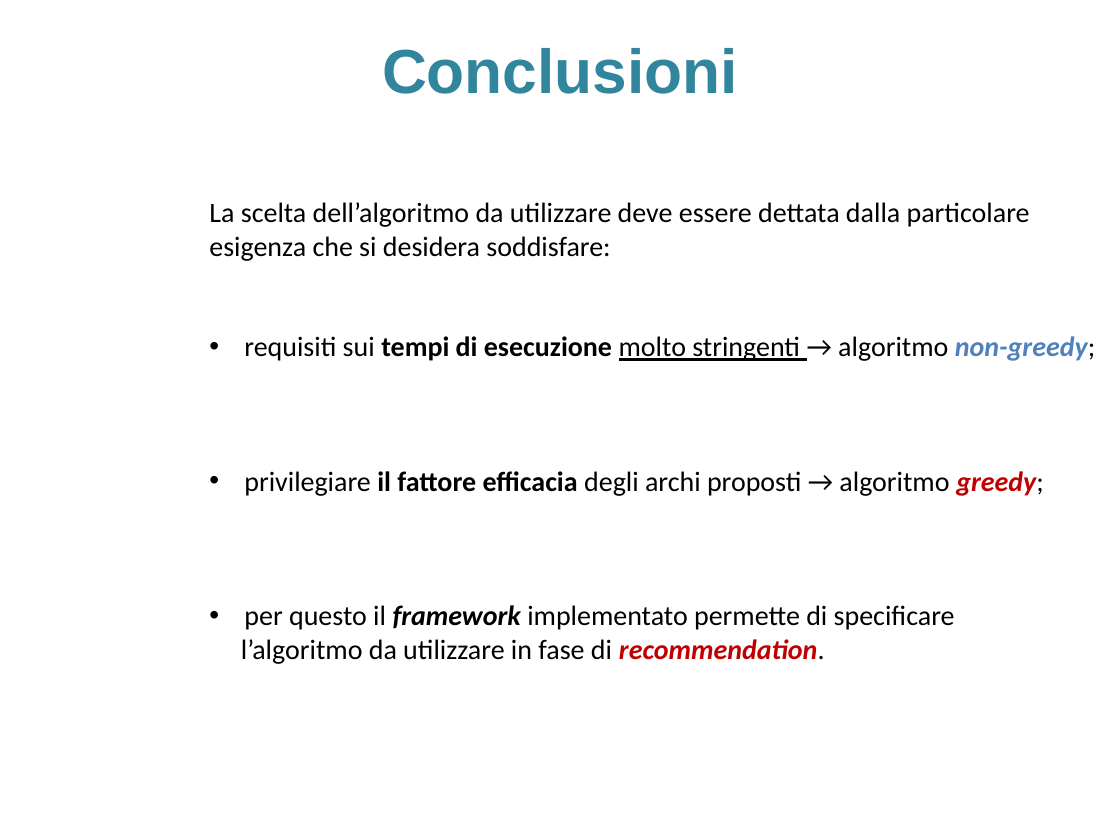
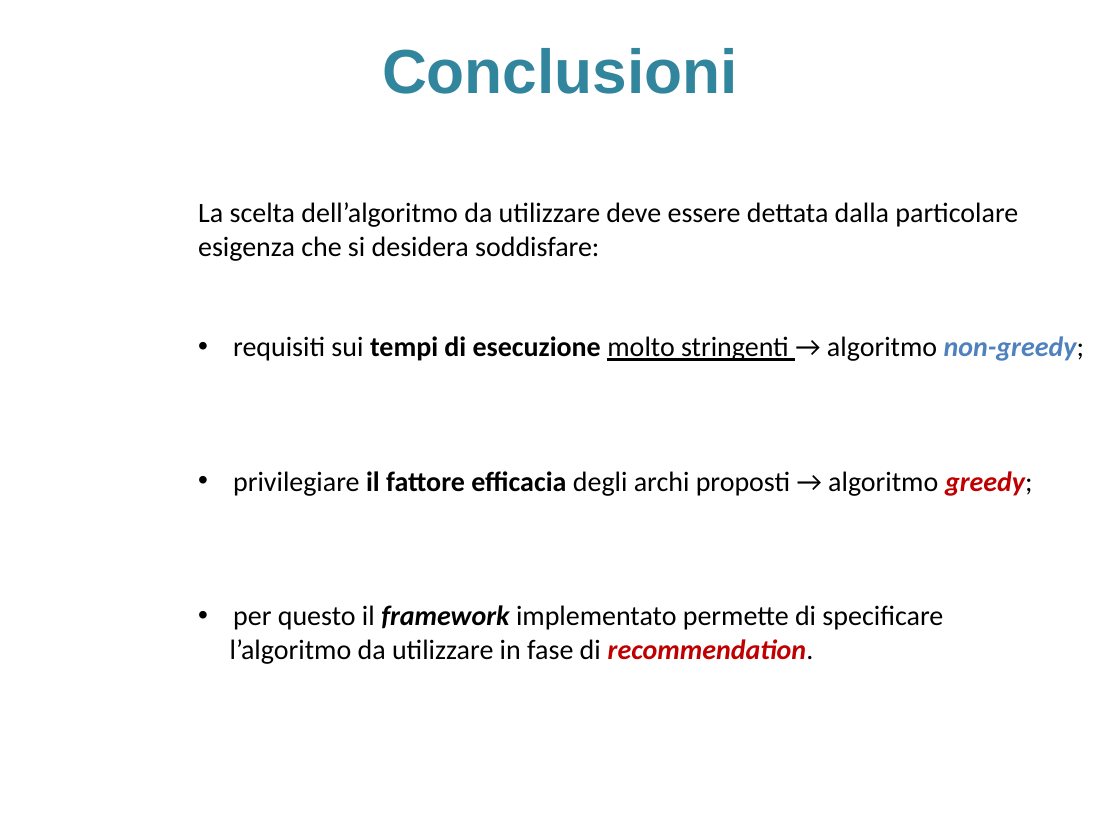
Before and after one commit to sidious1991/TesiLatex, a slide deck: slide 34 of PRESENTAZIONE_TESI/presentazione_agostini_stefano.pptx. Drawn at 1120x840 pixels with LibreOffice and Linux fonts; fonts in the diff are those of the drawing; background and template pictures are left out. Boxes give left, top, right and bottom in pixels: in the first picture for what was removed or moved away, otherwise in the second. Text is boxed around its words. In the diff, an @@ line names an element or a change of style, - is before the commit and + after.

```diff
--- a/PRESENTAZIONE_TESI/presentazione_agostini_stefano.pptx
+++ b/PRESENTAZIONE_TESI/presentazione_agostini_stefano.pptx
@@ text "La scelta dell’algoritmo da utilizzare ...": place and size @@
-text "La scelta dell’algoritmo da utilizzare ..." at (209, 202, 1095, 664)
+text "La scelta dell’algoritmo da utilizzare ..." at (198, 202, 1084, 664)
```
Also in this commit, not shown: 12 other slides changed, 1 slide added, 1 other file.
